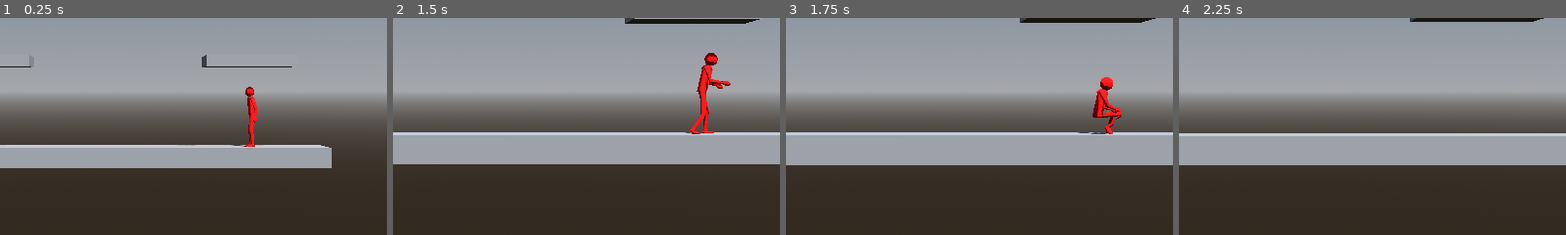
Above: before the commit, frames 1-4 (left to right).
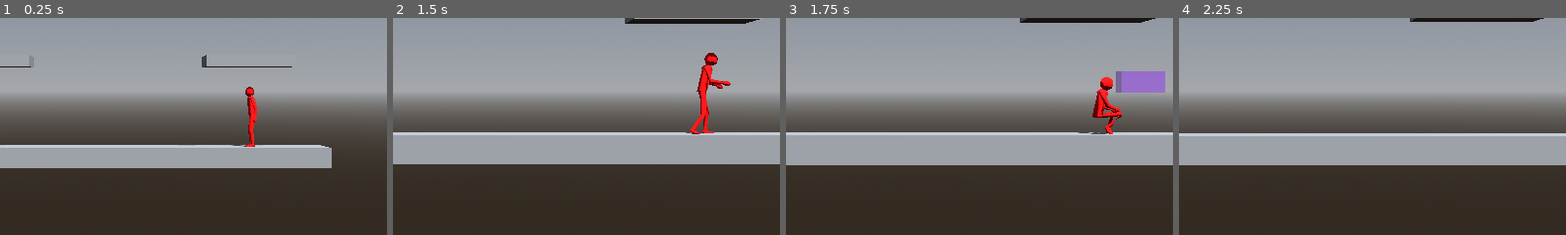
Above: after the commit, the same moments.

Repository: CocoMarck/SuperSmashTux
Game: Godot game, scene res://scenes/main.tscn
Two runs of this game, one before a commit and one after it. Both use one fixed random seed, a clock stepped at 60 frames per second and the inputs below.
Inputs:
- Up to frame 1 (0.25 s): no input
- Up to frame 2 (1.5 s): hold Right (player1_move_right) 0.53-1.28 s; tap K (player1_attack) at 0.6 s; tap / (player1_jump) at 0.77 s; hold Down (player1_move_down) from 1.28 s (still down); tap O (player1_grab) at 1.35 s
- Up to frame 3 (1.75 s): keep holding Down (player1_move_down); tap / (player1_jump) at 1.52 s
- Up to frame 4 (2.25 s): release Down (player1_move_down) at 2.03 s; hold Right (player1_move_right) from 2.03 s (still down); hold P (player1_shield) from 2.03 s (still down)
The pictures show only the part of the screen within x 35-85%, y 33-83%; the shares and areas given below are measured in that part.

Frames 1-2 are identical in both runs. In frame 3, 1.3% of the frame differs, in the area x 85-98%, y 24-35%; in frame 4, nothing differs.

Commit message:
block inputs

Diff:
--- a/scripts/fighter.gd
+++ b/scripts/fighter.gd
@@ -307,9 +307,28 @@
 	),
 )
 
+# Grabbing
+var _grabbed_victim: Person = null
+var _grabbing_cooldown_time = 0.0
+
 # Propiedades privadas | Hitbox
-var _spawned_hitbox_damage: Area3D = null
-
+var _spawned_hitbox_damage: HitboxDamage = null
+var _spawned_hitbox_grab: HitboxGrab = null
+
+# Override funcs
+func _false_inputs() -> void:
+	_move_left = false
+	_move_right = false
+	_move_down = false
+	_move_up = false
+	_jump = false
+	_down_pressed = false
+	_up_pressed = false
+	_left_pressed = false
+	_right_pressed = false
+	_attack = false
+	_grab = false
+	_shield = false
 
 # Funciones | hitbox de ataque.
 func _spawn_hitbox_damage(p_size: Vector3, p_position: Vector3, p_damage: int, p_direction: Vector3, p_lifetime: float) -> void:
@@ -462,18 +481,22 @@
 		if _grab:
 			if _grab_move_time <= 0.0:
 				_grab_move_time = _grab_move_duration
-				var hitbox = HitboxGrab.new({
-					"parent": self,
-					"position": Vector3(0,0,1.0),
-					"size": Vector3(0.5,0.5,1.0),
-					"color": Color(0.5, 0.0, 1.0, 0.4),
-					"lifetime": 0.1,
-					"direction": Vector3.ZERO,
-				})
-				_pivot.add_child(hitbox)
+	else:
+		_grab_move_time = 0.0
 
 	if _grab_move_time > 0.0:
 		_grab_move_time -= delta
+
+		if _grab_move_time <= 0:
+			var hitbox = HitboxGrab.new({
+				"parent": self,
+				"position": Vector3(0,0,1.0),
+				"size": Vector3(0.5,0.5,1.0),
+				"color": Color(0.5, 0.0, 1.0, 0.4),
+				"lifetime": 0.1,
+				"direction": Vector3.ZERO,
+			})
+			_pivot.add_child(hitbox)
 
 # Funciones | Shield
 func _shield_regeneration(delta: float, signals: VerticalForceSignals) -> void:
@@ -568,12 +591,41 @@
 	elif _roll_forward:
 		_animation_player.play("roll_forward")
 
-func grabbing_person(p_person: Person):
+# Funciones grabbing
+func grabbing_person(p_person: Person, p_hitbox_grab: HitboxGrab) -> void:
 	'''
 	Señal de agarre por `HitboxGrab` spawneado.
 	- Bloquear inputs de victima.
 	'''
 	print("Grabbing: ", p_person.name)
+	p_person.grabbed = true
+	_grabbed_victim = p_person
+	_spawned_hitbox_grab = p_hitbox_grab
+
+func _grabbing() -> bool:
+	return _spawned_hitbox_grab != null
+
+func _clear_grabbing():
+	if _grabbed_victim != null:
+		_grabbed_victim.grabbed = false
+		_grabbed_victim = null
+		_grabbing_cooldown_time = GameBalance.GRABBING_COOLDOWN_DURATION
+	if _grabbing():
+		_spawned_hitbox_grab.queue_free()
+
+func _grabbing_move(signals: VerticalForceSignals) -> void:
+	'''
+	Movimientos agarrando vincitma. Y cancelacion de grabbing.
+	'''
+	if _grabbing():
+		if (
+			(_move_left or _move_right) or
+			(not signals.on_floor) or taking_damage() or grabbed or
+			(not _grabbed_victim.grabbed) or (not _grabbed_victim.is_on_floor())
+		):
+			_clear_grabbing()
+	else:
+		_clear_grabbing()
 
 # Funciones | Init
 func _ready() -> void:
@@ -599,8 +651,8 @@
 	)
 	var move_signals = _move(delta, gravity_signals)
 	var move_states = _get_move_states(move_signals)
-	if _heavy_hitstun_active or _knockback_active:
-		# Forzar soltarse de ledge. Y bloqiuar agarrarse del ledge.
+	if taking_damage():
+		# Forzar soltarse de ledge. Y bloquiar agarrarse del ledge.
 		_release_hanging_ledge()
 		_ledge_release_count = GameBalance.LEDGE_RELEASE_TIME
 	_ledge_grab(delta, gravity_signals, move_signals)
@@ -612,7 +664,9 @@
 
 	# Fight and Defence moves
 	## No permitir grab y shield.
-	if _shield or _with_shield(gravity_signals):
+	if _grabbing_cooldown_time > 0:
+		_grabbing_cooldown_time -= delta
+	if _shield or _with_shield(gravity_signals) or _grabbing() or _grabbing_cooldown_time > 0:
 		_grab = false
 	if _grab or _waiting_grab_move():
 		_shield = false
@@ -635,6 +689,9 @@
 		# Solo permitir atacar cuando no se hace grab o se pone escudo
 		_fight_move(delta, gravity_signals, move_states)
 
+	# Grabbing move
+	_grabbing_move(gravity_signals)
+
 	# Bloqueo de direccion por movimiento de inputs.
 	# Mejor bloquiar la direccion en un solo lado.
 	_horizontal_move = true
@@ -644,7 +701,7 @@
 		# Si este en el piso y da trancazos, no permitir inputs de movimiento horizontal.
 		if _current_attack.air_attack == false:
 			_horizontal_move = false
-	elif _waiting_grab_move() or with_shield or _rolling():
+	elif _waiting_grab_move() or with_shield or _rolling() or _grabbing():
 		_horizontal_move = false
 		_allow_jump = false
 
@@ -653,7 +710,7 @@
 		_shield_defence()
 	_roll_move(delta, gravity_signals)
 
-	# Damage
+	# Damage move
 	if _knockback_active:
 		_apply_hitstun(delta)
 	elif _heavy_hitstun_active:
@@ -661,7 +718,9 @@
 
 	# Anular ataque, grab, y shield
 	_allow_shield = true
-	if  _knockback_active or _heavy_hitstun_active or _holding_onto_the_ledge() or _rolling():
+	if (
+		taking_damage() or _holding_onto_the_ledge() or _rolling() or _grabbing()
+	):
 		_current_attack = null
 		_grab_move_time = 0.0
 		_allow_shield = false
@@ -694,7 +753,7 @@
 		_animation_player.play("guard")
 	else:
 		_move_anim(delta, move_states)
-	if not (_heavy_hitstun_active or _knockback_active):
+	if not (taking_damage()):
 		_set_pivot_direction(move_signals)
 
 	# Effects
--- a/scripts/helpers/game_balance.gd
+++ b/scripts/helpers/game_balance.gd
@@ -45,3 +45,4 @@
 const GRAB_MOVE_NORMAL_DURATION :float = 0.3
 const GRAB_MOVE_LONG_DURATION :float = 0.7
 const GRAB_DURATION = 0.8
+const GRABBING_COOLDOWN_DURATION = 0.5
--- a/scripts/hitbox_grab.gd
+++ b/scripts/hitbox_grab.gd
@@ -51,7 +51,7 @@
 		_grabbing_lifetime = GameBalance.GRAB_DURATION
 		# Usar a parent para hacer grab.
 		if _parent is Fighter:
-			_parent.grabbing_person(body)
+			_parent.grabbing_person(body, self)
 
 
 func _process(delta: float) -> void:
--- a/scripts/person.gd
+++ b/scripts/person.gd
@@ -79,6 +79,9 @@
 # Propiedeades privadas | Inmunidad
 var _immunity_to_damage :bool = false
 var _immunity_blink_time: float = 0.0
+
+# Propiedades privadas | Grabbed
+var grabbed :bool = false
 
 # Propiedades privadas | Inputs
 var _walk: bool = false
@@ -297,20 +300,37 @@
 func _is_direction_buffer() -> bool:
 	return _direction_buffer_timer > 0
 
+func _block_inputs() -> bool:
+	return grabbed or _knockback_active
+
+func _false_inputs() -> void:
+	_move_left = false
+	_move_right = false
+	_move_down = false
+	_move_up = false
+	_jump = false
+	_down_pressed = false
+	_up_pressed = false
+	_left_pressed = false
+	_right_pressed = false
+
+func taking_damage() -> bool:
+	return _knockback_active or _heavy_hitstun_active
+
 func _move(delta: float, signals: VerticalForceSignals) -> MoveSignals:
 	'''
 	Movimientos.
 	Retorna señales de movimientos.
 	'''
+	# Quitar estado de grabbed si recibe daño.
+	if taking_damage():
+		grabbed = false
+
 	# Variables | Salto y moverse horizontalmente
-
 	var want_jump := false
 	var can_jump := false
-	if _knockback_active:
-		_move_left = false
-		_move_right = false
-		_move_down = false
-		_move_up = false
+	if _block_inputs():
+		_false_inputs()
 	else:
 		# Flancos Salto
 		want_jump = (_jump or _move_up) # <--- El move up se usara para ataques hacia arriba.
@@ -321,6 +341,7 @@
 		_up_pressed = _move_up and not _was_move_up
 		_left_pressed = _move_left and not _was_move_left
 		_right_pressed = _move_right and not _was_move_right
+
 	_was_jumping = want_jump
 	_was_move_down = _move_down
 	_was_move_up = _move_up
@@ -697,7 +718,7 @@
 	)
 	var move_signals = _move(delta, gravity_signals)
 	var move_states = _get_move_states(move_signals)
-	if _heavy_hitstun_active or _knockback_active:
+	if taking_damage():
 		# Forzar soltarse de ledge. Y bloqiuar agarrarse del ledge.
 		_release_hanging_ledge()
 		_ledge_release_count = GameBalance.LEDGE_RELEASE_TIME
@@ -720,7 +741,8 @@
 		_ledge_grab_anim(delta)
 	else:
 		_move_anim(delta, move_states)
-	_set_pivot_direction(move_signals)
+	if not (taking_damage()):
+		_set_pivot_direction(move_signals)
 
 	# Effects
 	immunity_effect(delta)
